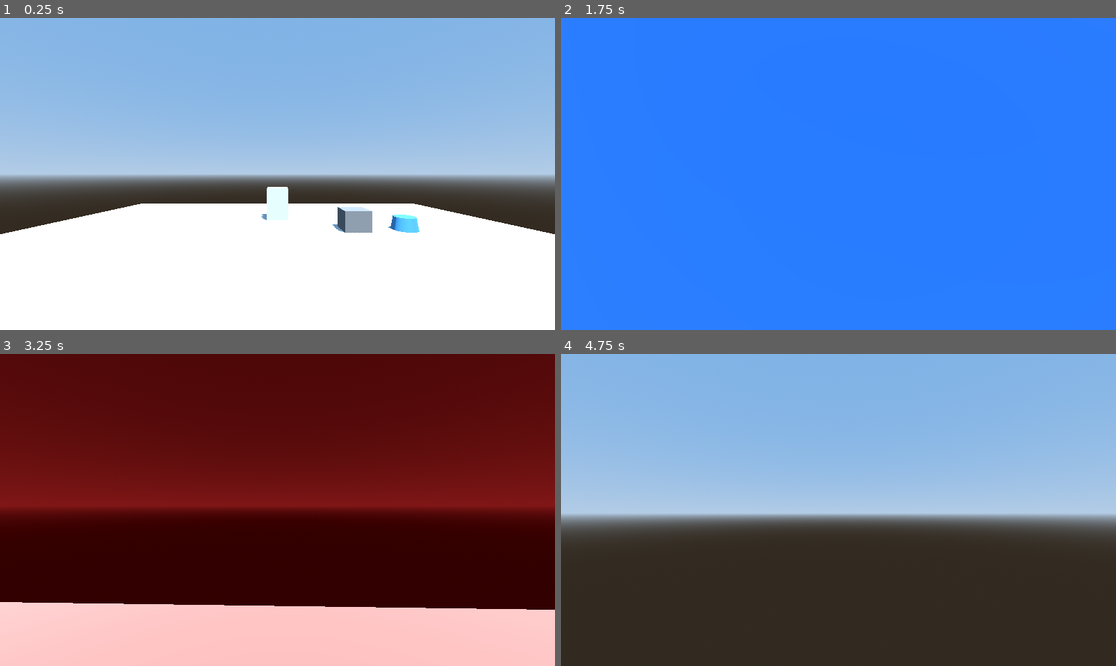
Above: before the commit, frames 1-4 (two rows, left to right).
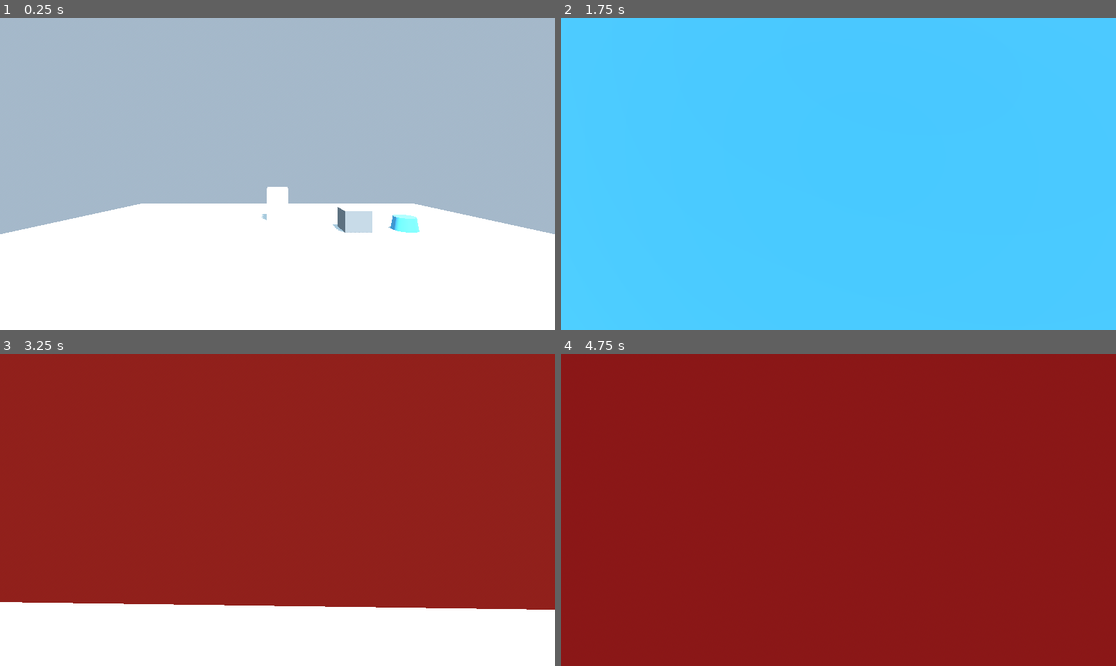
Above: after the commit, the same moments.

Repository: Cyberlane/the-unknown
Game: Godot game, scene res://scenes/test_scene.tscn
Same seed, same stepped clock (60 frames per second), same inputs: the game is played once before the commit and once after it.
Inputs (mouse positions are in pixels of both pictures, inside the frame that each line leads up to):
- Up to frame 1 (0.25 s): no input
- Up to frame 2 (1.75 s): tap Enter (ui_accept) at 0.5, 0.77, 1.52 s; move the mouse to (866, 174) at 0.52 s; hold 1 (dimension_1) 0.53-1.28 s; hold W (move_forward) from 0.53 s (still down); move the mouse to (810, 174) at 1.27 s; tap 2 (dimension_2) at 1.35 s
- Up to frame 3 (3.25 s): keep holding W (move_forward); tap Enter (ui_accept) at 2, 3.02 s; move the mouse to (288, 503) at 2.02 s; hold 3 (dimension_3) 2.03-2.78 s; move the mouse to (271, 516) at 2.77 s; tap 4 (dimension_4) at 2.85 s
- Up to frame 4 (4.75 s): keep holding W (move_forward); move the mouse to (877, 513) at 3.52 s; hold E (interact) 3.53-4.28 s; tap Enter (ui_accept) at 3.77, 4.25, 4.52 s; move the mouse to (794, 506) at 4.27 s; tap 1 (dimension_1) at 4.35 s

The runs differ from the first frame. In frame 1, 62% of the frame differs, in the area x 0-100%, y 0-70%; in frame 2, 100%, in the area x 0-100%, y 0-100%; in frame 3, 96%; in frame 4, 100%.

Commit message:
feat: smooth environment transitions with Tween
- Replace instant environment swapping with smooth transitions
- Use Tween to interpolate environment properties over 0.5s
- Transition properties in parallel (simultaneous):
  - Sky colors: top, horizon, ground bottom
  - Ambient light: color and energy
  - Fog: density, light color, light energy
  - Exposure: tonemap_exposure for brightness
- Configurable toggles for sky/fog/exposure transitions
- Cubic ease in/out for smooth, natural feel
- Add fog to all dimension environments:
  - Normal: Light fog (0.001 density), neutral blue-gray
  - Viking: Thick fog (0.003 density), cool blue
  - Aztec: Moderate fog (0.002 density), warm golden
  - Nightmare: Heavy fog (0.005 density), dark red
- Add varying exposure per dimension:
  - Normal: 1.0 (baseline)
  - Viking: 0.85 (darker, icy)
  - Aztec: 1.15 (brighter, sunny)
  - Nightmare: 0.7 (darkest, oppressive)
- Instant apply on initial load, transitions on changes only
- Kill previous tween if dimension switched mid-transition

Technical improvements:
- Single WorldEnvironment with dynamic properties
- Parallel tween for all properties at once
- Fog fade-in/fade-out when enabling/disabling
- Graceful handling of missing environment resources

This makes dimension switches feel more cinematic and less jarring,
enhancing immersion and visual polish.

Co-Authored-By: Claude Sonnet 4.5 <noreply@anthropic.com>

Diff:
--- a/scenes/test_scene.tscn
+++ b/scenes/test_scene.tscn
@@ -73,9 +73,15 @@
 [sub_resource type="Environment" id="Environment_normal"]
 background_mode = 2
 sky = SubResource("Sky_normal")
+tonemap_mode = 2
+tonemap_exposure = 1.0
 ambient_light_source = 3
 ambient_light_color = Color(0.8, 0.8, 0.8, 1)
 ambient_light_energy = 0.5
+fog_enabled = true
+fog_light_color = Color(0.7, 0.8, 0.9, 1)
+fog_light_energy = 0.5
+fog_density = 0.001
 
 [sub_resource type="ProceduralSkyMaterial" id="ProceduralSkyMaterial_viking"]
 sky_top_color = Color(0.1, 0.3, 0.6, 1)
@@ -89,9 +95,15 @@
 [sub_resource type="Environment" id="Environment_viking"]
 background_mode = 2
 sky = SubResource("Sky_viking")
+tonemap_mode = 2
+tonemap_exposure = 0.85
 ambient_light_source = 3
 ambient_light_color = Color(0.4, 0.6, 0.9, 1)
 ambient_light_energy = 0.6
+fog_enabled = true
+fog_light_color = Color(0.5, 0.7, 0.9, 1)
+fog_light_energy = 0.8
+fog_density = 0.003
 
 [sub_resource type="ProceduralSkyMaterial" id="ProceduralSkyMaterial_aztec"]
 sky_top_color = Color(0.9, 0.6, 0.2, 1)
@@ -105,9 +117,15 @@
 [sub_resource type="Environment" id="Environment_aztec"]
 background_mode = 2
 sky = SubResource("Sky_aztec")
+tonemap_mode = 2
+tonemap_exposure = 1.15
 ambient_light_source = 3
 ambient_light_color = Color(0.95, 0.8, 0.5, 1)
 ambient_light_energy = 0.7
+fog_enabled = true
+fog_light_color = Color(0.9, 0.75, 0.4, 1)
+fog_light_energy = 0.6
+fog_density = 0.002
 
 [sub_resource type="ProceduralSkyMaterial" id="ProceduralSkyMaterial_nightmare"]
 sky_top_color = Color(0.3, 0.05, 0.05, 1)
@@ -121,9 +139,15 @@
 [sub_resource type="Environment" id="Environment_nightmare"]
 background_mode = 2
 sky = SubResource("Sky_nightmare")
+tonemap_mode = 2
+tonemap_exposure = 0.7
 ambient_light_source = 3
 ambient_light_color = Color(0.6, 0.2, 0.2, 1)
 ambient_light_energy = 0.4
+fog_enabled = true
+fog_light_color = Color(0.5, 0.1, 0.1, 1)
+fog_light_energy = 1.0
+fog_density = 0.005
 
 [node name="TestScene" type="Node3D"]
 
--- a/scripts/dimension_environment.gd
+++ b/scripts/dimension_environment.gd
@@ -8,40 +8,138 @@
 @export var aztec_environment: Environment
 @export var nightmare_environment: Environment
 
+@export_group("Transition Settings")
+@export var transition_duration: float = 0.5
+@export var smooth_sky_transition: bool = true
+@export var smooth_fog_transition: bool = true
+@export var smooth_exposure_transition: bool = true
+
 @onready var world_environment: WorldEnvironment = _find_or_create_world_environment()
 
+var tween: Tween
+var current_dimension: int = -1
+
 func _ready():
-	# Connect to the global manager
-	DimensionManager.dimension_changed.connect(_on_dimension_changed)
-	# Set initial state
-	_update_active_environment(DimensionManager.current_dimension)
+    # Connect to the global manager
+    DimensionManager.dimension_changed.connect(_on_dimension_changed)
+    # Set initial state (instant, no transition on startup)
+    current_dimension = DimensionManager.current_dimension
+    _apply_environment_instant(DimensionManager.current_dimension)
 
 func _on_dimension_changed(new_dim):
-	_update_active_environment(new_dim)
+    if new_dim == current_dimension:
+        return
 
-func _update_active_environment(active_dim):
-	if not world_environment:
-		return
+    _transition_to_environment(new_dim)
+    current_dimension = new_dim
 
-	# Switch the environment resource based on active dimension
-	match active_dim:
-		DimensionManager.Dimension.NORMAL:
-			world_environment.environment = normal_environment
-		DimensionManager.Dimension.VIKING:
-			world_environment.environment = viking_environment
-		DimensionManager.Dimension.AZTEC:
-			world_environment.environment = aztec_environment
-		DimensionManager.Dimension.NIGHTMARE:
-			world_environment.environment = nightmare_environment
+func _transition_to_environment(target_dim: int):
+    if not world_environment or not world_environment.environment:
+        return
+
+    var target_env = _get_environment_for_dimension(target_dim)
+    if not target_env:
+        return
+
+    # Kill any existing tween
+    if tween:
+        tween.kill()
+
+    # Create new tween
+    tween = create_tween()
+    tween.set_parallel(true)  # All properties transition simultaneously
+    tween.set_ease(Tween.EASE_IN_OUT)
+    tween.set_trans(Tween.TRANS_CUBIC)
+
+    var current_env = world_environment.environment
+
+    # Transition sky colors (if both environments have sky)
+    if smooth_sky_transition and current_env.sky and target_env.sky:
+        var current_sky_mat = current_env.sky.sky_material
+        var target_sky_mat = target_env.sky.sky_material
+
+        if current_sky_mat is ProceduralSkyMaterial and target_sky_mat is ProceduralSkyMaterial:
+            # Sky top color
+            tween.tween_property(current_sky_mat, "sky_top_color",
+                target_sky_mat.sky_top_color, transition_duration)
+
+            # Sky horizon color
+            tween.tween_property(current_sky_mat, "sky_horizon_color",
+                target_sky_mat.sky_horizon_color, transition_duration)
+
+            # Ground horizon color
+            tween.tween_property(current_sky_mat, "ground_horizon_color",
+                target_sky_mat.ground_horizon_color, transition_duration)
+
+            # Ground bottom color
+            if target_sky_mat.ground_bottom_color != Color.BLACK:
+                tween.tween_property(current_sky_mat, "ground_bottom_color",
+                    target_sky_mat.ground_bottom_color, transition_duration)
+
+    # Transition ambient light
+    tween.tween_property(current_env, "ambient_light_color",
+        target_env.ambient_light_color, transition_duration)
+    tween.tween_property(current_env, "ambient_light_energy",
+        target_env.ambient_light_energy, transition_duration)
+
+    # Transition fog (if enabled in either environment)
+    if smooth_fog_transition:
+        # Check if fog is enabled in target
+        if target_env.fog_enabled:
+            # Enable fog if not already enabled
+            if not current_env.fog_enabled:
+                current_env.fog_enabled = true
+                # Start from zero density
+                current_env.fog_density = 0.0
+
+            # Transition fog properties
+            tween.tween_property(current_env, "fog_density",
+                target_env.fog_density, transition_duration)
+            tween.tween_property(current_env, "fog_light_color",
+                target_env.fog_light_color, transition_duration)
+            tween.tween_property(current_env, "fog_light_energy",
+                target_env.fog_light_energy, transition_duration)
+        else:
+            # Fade out fog if target has it disabled
+            if current_env.fog_enabled:
+                tween.tween_property(current_env, "fog_density",
+                    0.0, transition_duration)
+                # Disable after transition
+                tween.finished.connect(func(): current_env.fog_enabled = false)
+
+    # Transition exposure/tonemap
+    if smooth_exposure_transition:
+        tween.tween_property(current_env, "tonemap_exposure",
+            target_env.tonemap_exposure, transition_duration)
+
+func _apply_environment_instant(dim: int):
+    if not world_environment:
+        return
+
+    var env = _get_environment_for_dimension(dim)
+    if env:
+        world_environment.environment = env
+
+func _get_environment_for_dimension(dim: int) -> Environment:
+    match dim:
+        DimensionManager.Dimension.NORMAL:
+            return normal_environment
+        DimensionManager.Dimension.VIKING:
+            return viking_environment
+        DimensionManager.Dimension.AZTEC:
+            return aztec_environment
+        DimensionManager.Dimension.NIGHTMARE:
+            return nightmare_environment
+    return null
 
 func _find_or_create_world_environment() -> WorldEnvironment:
-	# Look for existing WorldEnvironment in parent
-	if get_parent():
-		for child in get_parent().get_children():
-			if child is WorldEnvironment:
-				return child
+    # Look for existing WorldEnvironment in parent
+    if get_parent():
+        for child in get_parent().get_children():
+            if child is WorldEnvironment:
+                return child
 
-	# Create one if none exists
-	var new_env = WorldEnvironment.new()
-	get_parent().add_child(new_env)
-	return new_env
+    # Create one if none exists
+    var new_env = WorldEnvironment.new()
+    get_parent().add_child(new_env)
+    return new_env
Not shown, changed: README.md
Not shown, changed: architecture.md
